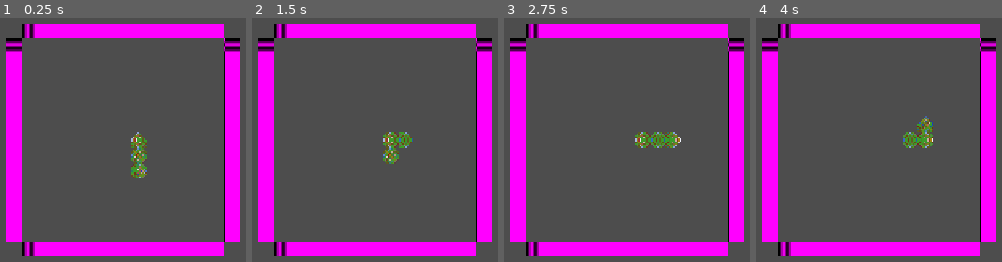
Above: before the commit, frames 1-4 (left to right).
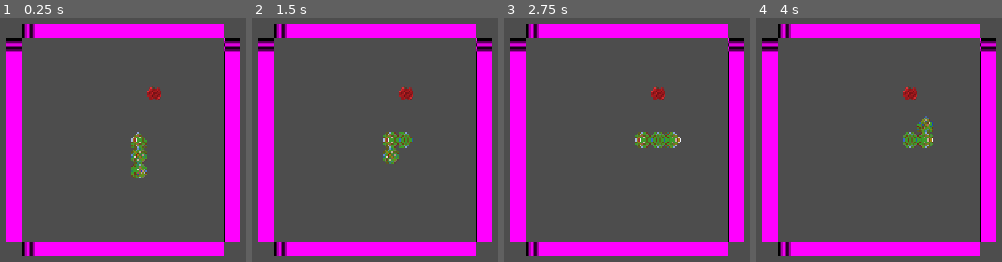
Above: after the commit, the same moments.

Repository: Irresponsible-watermelon/Snakes
Game: Godot game, scene res://Scenes/Main.tscn
The game is run twice, just before and just after one commit, with the same random seed, the same clock (stepped at 60 frames per second) and the same inputs. Before the commit the project starts from res://Scenes/PlayerSnake.tscn.
Inputs:
- Up to frame 1 (0.25 s): no input
- Up to frame 2 (1.5 s): tap Enter at 0.5 s; hold D (Right) 0.53-1.28 s; hold S (Down) from 1.28 s (still down)
- Up to frame 3 (2.75 s): tap Space at 2 s; release S (Down) at 2.03 s; hold D (Right) from 2.03 s (still down)
- Up to frame 4 (4 s): tap Enter at 2.75 s; release D (Right) at 2.78 s; hold W (Up) 2.78-3.53 s; tap Space at 3.5 s; hold A (Left) from 3.53 s (still down)

The runs differ from the first frame. In frame 1, 0.3% of the frame differs, in the area x 59-66%, y 27-34%; in frame 2, 0.3%; in frame 3, 0.3%; in frame 4, 0.3%.

Commit message:
Bugfixing

Diff:
--- /dev/null
+++ b/Godot/Scenes/Main.tscn
@@ -0,0 +1,65 @@
+[gd_scene format=3 uid="uid://dcqcp2po28cyf"]
+
+[ext_resource type="Script" uid="uid://7pbukn2s7yw5" path="res://Scripts/main.gd" id="1_pbw6q"]
+[ext_resource type="PackedScene" uid="uid://b381g51uua3xa" path="res://Scenes/snake.tscn" id="2_v1gob"]
+[ext_resource type="Script" uid="uid://bnm6n8cs2y8wx" path="res://Scripts/walls.gd" id="3_jw32o"]
+[ext_resource type="PackedScene" uid="uid://daojfp6lky2hv" path="res://Scenes/apple.tscn" id="4_50glp"]
+[ext_resource type="Script" uid="uid://b35xvp2f4e6vv" path="res://Scripts/apple_spawner.gd" id="5_pbw6q"]
+
+[sub_resource type="PlaceholderTexture2D" id="PlaceholderTexture2D_se6al"]
+size = Vector2(50, 50)
+
+[node name="Main" type="Node2D" unique_id=1107367377]
+script = ExtResource("1_pbw6q")
+
+[node name="Snake" parent="." unique_id=189533688 node_paths=PackedStringArray("global", "walls") instance=ExtResource("2_v1gob")]
+position = Vector2(50, 50)
+global = NodePath("..")
+walls = NodePath("../Walls")
+
+[node name="Timer" type="Timer" parent="Snake" unique_id=245364244]
+wait_time = 0.2
+autostart = true
+
+[node name="Camera2D" type="Camera2D" parent="." unique_id=1828285225]
+zoom = Vector2(0.5, 0.5)
+
+[node name="Walls" type="Node" parent="." unique_id=621466389 node_paths=PackedStringArray("global")]
+script = ExtResource("3_jw32o")
+global = NodePath("..")
+
+[node name="BottomWall" type="Sprite2D" parent="Walls" unique_id=1634994407 groups=["Walls"]]
+position = Vector2(0, 350)
+scale = Vector2(13, 1)
+texture = SubResource("PlaceholderTexture2D_se6al")
+
+[node name="TopWall" type="Sprite2D" parent="Walls" unique_id=1553293858 groups=["Walls"]]
+position = Vector2(0, -350)
+scale = Vector2(13, 1)
+texture = SubResource("PlaceholderTexture2D_se6al")
+
+[node name="RightWall" type="Sprite2D" parent="Walls" unique_id=217016212 groups=["Walls"]]
+position = Vector2(350, 0)
+scale = Vector2(1, 13)
+texture = SubResource("PlaceholderTexture2D_se6al")
+
+[node name="LeftWall" type="Sprite2D" parent="Walls" unique_id=355280407 groups=["Walls"]]
+position = Vector2(-350, 0)
+scale = Vector2(1, 13)
+texture = SubResource("PlaceholderTexture2D_se6al")
+
+[node name="Food" type="Node" parent="." unique_id=903751541]
+
+[node name="Apple" parent="Food" unique_id=1843909988 instance=ExtResource("4_50glp")]
+
+[node name="Apple" parent="Food/Apple" index="0" unique_id=1243729888]
+visible = false
+
+[node name="AppleSpawner" type="Node" parent="Food" unique_id=316563984 node_paths=PackedStringArray("wall", "snake", "global")]
+script = ExtResource("5_pbw6q")
+wall = NodePath("../../Walls")
+food_scene = ExtResource("4_50glp")
+snake = NodePath("../../Snake")
+global = NodePath("../..")
+
+[editable path="Food/Apple"]
--- a/Godot/Scenes/PlayerSnake.tscn
+++ /dev/null
@@ -1,43 +0,0 @@
-[gd_scene format=3 uid="uid://dcqcp2po28cyf"]
-
-[ext_resource type="PackedScene" uid="uid://b381g51uua3xa" path="res://Scenes/snake.tscn" id="1_t1xjx"]
-[ext_resource type="Script" uid="uid://bnm6n8cs2y8wx" path="res://Scripts/walls.gd" id="2_h7c1l"]
-
-[sub_resource type="PlaceholderTexture2D" id="PlaceholderTexture2D_se6al"]
-size = Vector2(50, 50)
-
-[node name="Main" type="Node2D" unique_id=1107367377]
-
-[node name="Snake" parent="." unique_id=189533688 node_paths=PackedStringArray("walls") instance=ExtResource("1_t1xjx")]
-position = Vector2(50, 50)
-walls = NodePath("../Walls")
-
-[node name="Timer" type="Timer" parent="Snake" unique_id=245364244]
-wait_time = 0.2
-autostart = true
-
-[node name="Camera2D" type="Camera2D" parent="." unique_id=1828285225]
-zoom = Vector2(0.5, 0.5)
-
-[node name="Walls" type="Node" parent="." unique_id=621466389]
-script = ExtResource("2_h7c1l")
-
-[node name="BottomWall" type="Sprite2D" parent="Walls" unique_id=1634994407 groups=["Walls"]]
-position = Vector2(0, 350)
-scale = Vector2(13, 1)
-texture = SubResource("PlaceholderTexture2D_se6al")
-
-[node name="TopWall" type="Sprite2D" parent="Walls" unique_id=1553293858 groups=["Walls"]]
-position = Vector2(0, -350)
-scale = Vector2(13, 1)
-texture = SubResource("PlaceholderTexture2D_se6al")
-
-[node name="RightWall" type="Sprite2D" parent="Walls" unique_id=217016212 groups=["Walls"]]
-position = Vector2(350, 0)
-scale = Vector2(1, 13)
-texture = SubResource("PlaceholderTexture2D_se6al")
-
-[node name="LeftWall" type="Sprite2D" parent="Walls" unique_id=355280407 groups=["Walls"]]
-position = Vector2(-350, 0)
-scale = Vector2(1, 13)
-texture = SubResource("PlaceholderTexture2D_se6al")
--- /dev/null
+++ b/Godot/Scenes/apple.tscn
@@ -0,0 +1,8 @@
+[gd_scene format=3 uid="uid://daojfp6lky2hv"]
+
+[ext_resource type="Texture2D" uid="uid://75ebhyscq1f6" path="res://Assets/Apple sprites/Red Apple pxlart.png" id="1_ir1en"]
+
+[node name="Apple" type="Node2D" unique_id=1843909988]
+
+[node name="Apple" type="Sprite2D" parent="." unique_id=1243729888]
+texture = ExtResource("1_ir1en")
--- /dev/null
+++ b/Godot/Scripts/apple_spawner.gd
@@ -0,0 +1,47 @@
+class_name AppleSpawner
+extends Node
+
+@export var wall: Walls
+@export var food_scene: PackedScene
+@export var snake: Snake
+@export var global: Main
+
+var apple_position: Vector2
+@onready var cell_size = global.cell_size
+var apple: Node2D
+var food_needed: bool = true
+var spawn_count: int = 0
+
+
+# Called when the node enters the scene tree for the first time.
+func _ready():
+	if food_needed:
+		spawn_food()
+		food_needed = false
+
+func spawn_food():
+	print("Spawner path: ", get_path())
+	print("Spawner parent: ", get_parent().name)
+
+	apple = food_scene.instantiate()
+	var pos: Vector2 = generate_food_location()
+	while check_food_location(pos):
+		pos = generate_food_location()
+	add_child(apple)
+	apple_position = pos
+	apple.position = apple_position
+
+func generate_food_location():
+	var x_pos = (randi_range( roundi(wall.top_left_corner.x / cell_size), roundi(wall.bottom_right_corner.x / cell_size))) * cell_size
+	var y_pos = (randi_range( roundi(wall.top_left_corner.y / cell_size), roundi(wall.bottom_right_corner.y / cell_size))) * cell_size
+	return Vector2(x_pos, y_pos)
+
+func check_food_location(pos):
+	var is_location_bad = false
+	var x_pos = pos.x
+	var y_pos = pos.y
+	for part in snake.body_parts:
+		if (part.position.x == x_pos) and (part.position.y == y_pos):
+			is_location_bad = true
+			return is_location_bad
+	return is_location_bad
--- /dev/null
+++ b/Godot/Scripts/main.gd
@@ -0,0 +1,3 @@
+extends Node2D
+
+var cell_size: int = 50
--- a/Godot/Scripts/snake.gd
+++ b/Godot/Scripts/snake.gd
@@ -1,8 +1,6 @@
 class_name Snake
 
 extends Node2D
-
-const body_segment_size = 50
 
 enum CollisionDirection {
 	TOP,
@@ -24,6 +22,8 @@
 @onready var snake_parts:Node = $SnakeParts
 @onready var timer = $Timer
 
+@export var global: Main
+@onready var body_segment_size = global.cell_size
 @export var walls: Walls
 var walls_dict
 
@@ -59,7 +59,6 @@
 		pending_move_direction = Vector2.LEFT
 	elif (event.is_action_pressed("ui_right") or event.is_action_pressed("Right")) and (move_direction != Vector2.LEFT):
 		pending_move_direction = Vector2.RIGHT
-	print_debug(move_direction)
 
 func on_timeout():
 	move_direction = pending_move_direction
--- a/Godot/Scripts/walls.gd
+++ b/Godot/Scripts/walls.gd
@@ -2,6 +2,8 @@
 
 extends Node
 
+@export var global: Main
+@onready var cell_size = global.cell_size
 var walls_dict = {}
 var top_left_corner: Vector2
 var bottom_right_corner: Vector2
@@ -19,9 +21,8 @@
 		if wall.position.y > 0:
 			walls_dict["bottom"] = wall
 
-	print(walls_dict.keys())
 
-	top_left_corner = Vector2((walls_dict["left"].position.x - 50), (walls_dict["top"].position.y) - 50)
+	top_left_corner = Vector2((walls_dict["left"].position.x + cell_size), (walls_dict["top"].position.y) + cell_size)
 	bottom_right_corner = Vector2((walls_dict["right"].position.x), (walls_dict["bottom"].position.y))
 # Called every frame. 'delta' is the elapsed time since the previous frame.
 @warning_ignore("unused_parameter")
--- a/Godot/project.godot
+++ b/Godot/project.godot
@@ -14,6 +14,10 @@
 run/main_scene="uid://dcqcp2po28cyf"
 config/features=PackedStringArray("4.7", "GL Compatibility")
 config/icon="res://Assets/icon.svg"
+
+[autoload]
+
+Main="*uid://7pbukn2s7yw5"
 
 [display]
 
Not shown, added: Godot/Scripts/apple_spawner.gd.uid
Not shown, added: Godot/Scripts/main.gd.uid
Not shown, added: Godot/Scenes/Main.tscn251796436.tmp
Not shown, added: Godot/Scenes/Main.tscn274722039.tmp
Not shown, added: Godot/Scenes/PlayerSnake.tscn3690040652.tmp
Not shown, added: Godot/Scenes/PlayerSnake.tscn3731756078.tmp
Not shown, added: Godot/Scenes/PlayerSnake.tscn3924204763.tmp
